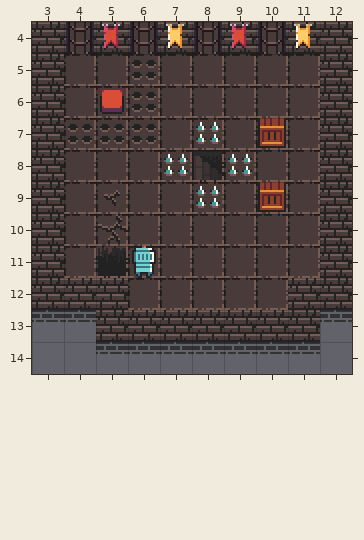
Tiled map -- Project/Assets/1.tmx. Above: the version before the commit.
Cells are 16x16 px. Shown: x 3..12, y 4..14.
The result:
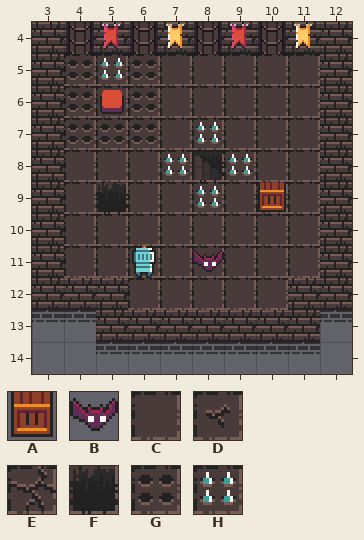
Key: from "entity_sprites_final": A 5, B 24; from "tileset_final": C 25, D 35, E 36, F 37, G 44, H 47.
_ is an empty cell.
What changed:
Layer "BG":
y 5: x 4..5 CC -> GH
y 6: x 4 C -> G
y 9: x 5 D -> F
y 10: x 5 E -> C
y 11: x 5 F -> C
Layer "Entities":
y 7: x 10 A -> _
y 11: x 8 _ -> B
Changed places in both pictures, as pixel boxes (x1, y1, x2, y2):
changed: (68, 58, 124, 112)
removed: (258, 118, 286, 148)
changed: (96, 182, 128, 278)
added: (192, 250, 224, 272)
